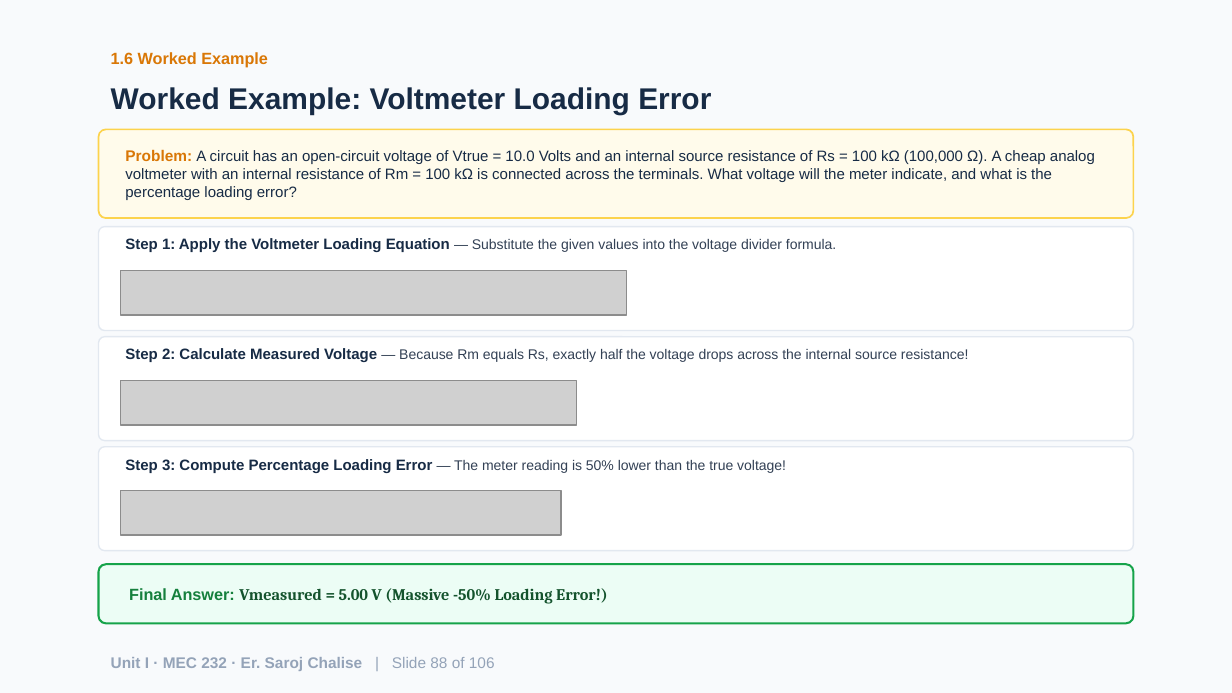
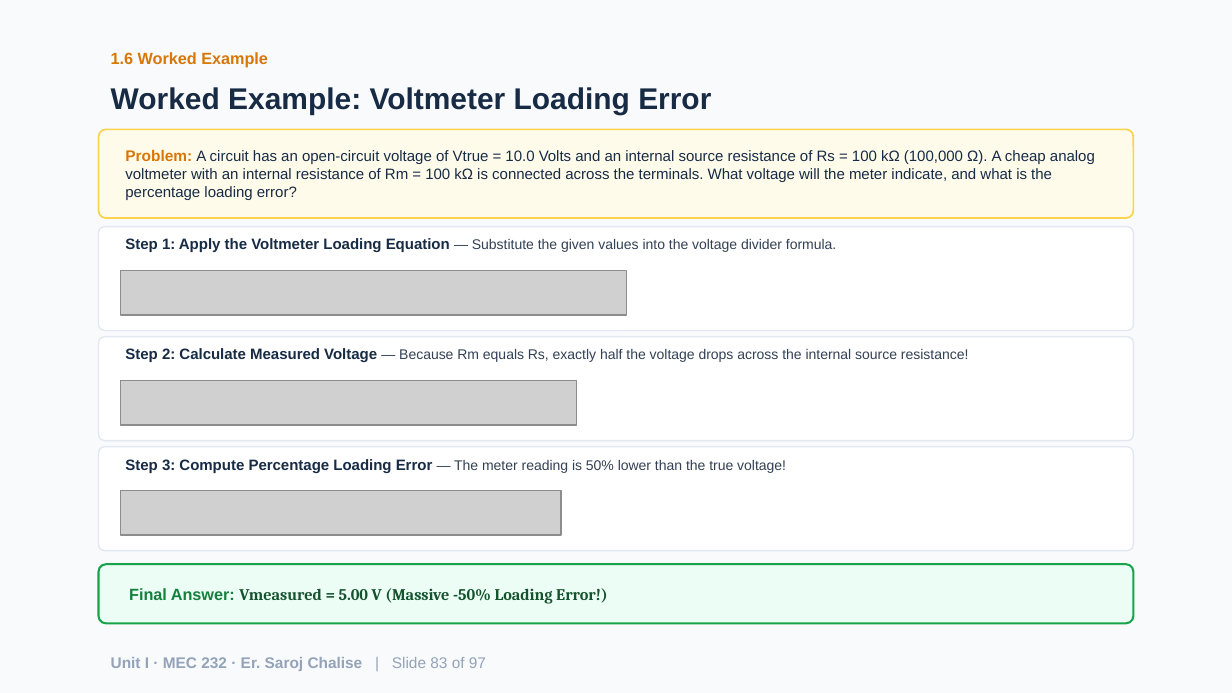
Before and after one commit to chalisesaroj/learnfromsaroj, a slide deck: slide 83 of Unit1_Fundamentals_of_Measurement_Systems.pptx (slide 88 before the commit). Drawn at 1232x693 pixels with LibreOffice and Linux fonts; fonts in the diff are those of the drawing; grey boxes stand for pictures. Boxes give left, top, right and bottom in pixels: in the first picture for what was removed or moved away, otherwise in the second. Text is boxed around its words. In the diff, an @@ line names an element or a change of style, - is before the commit and + after.

Commit message:
feat: extend presentation deck support to Unit II
- Expand PPTX export logic to support units I, II, and III
- Add comprehensive Unit II pedagogical architecture and asset list
- Update dynamic slide titling to use chapter unit identifiers

```diff
--- a/Unit1_Fundamentals_of_Measurement_Systems.pptx
+++ b/Unit1_Fundamentals_of_Measurement_Systems.pptx
@@ text at (x1=111, y1=657, x2=486, y2=671): text changed @@
-Unit I · MEC 232 · Er. Saroj Chalise | Slide 88 of 106
+Unit I · MEC 232 · Er. Saroj Chalise | Slide 83 of 97
```
Also in this commit, not shown: 86 other slides changed, 9 slides added, 18 slides removed, 21 other files.
